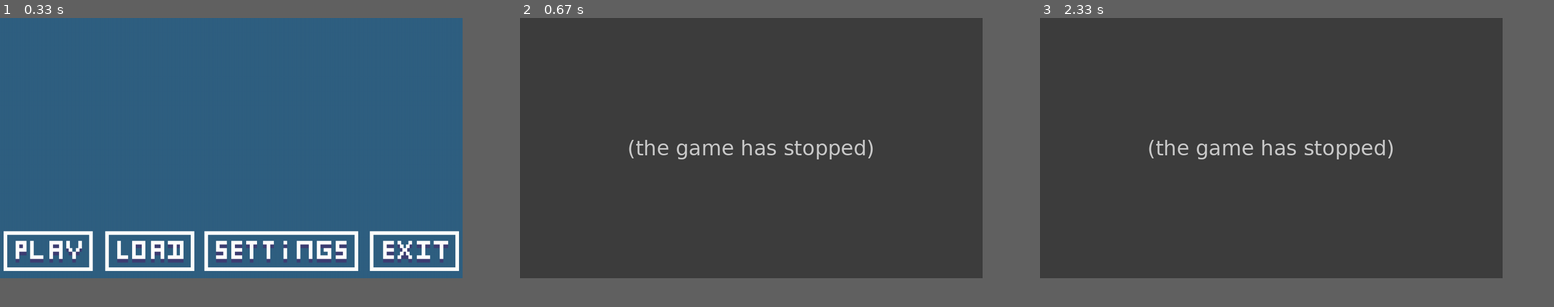
Above: before the commit, frames 1-3 (left to right).
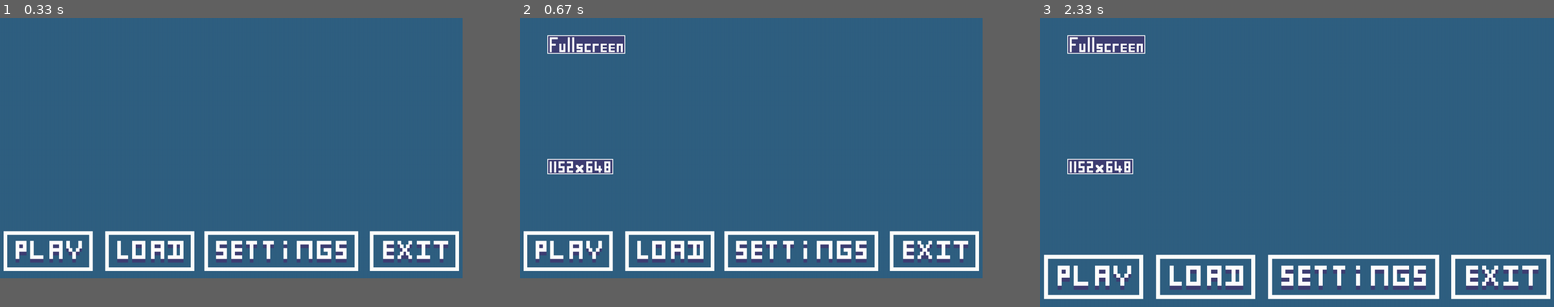
Above: after the commit, the same moments.

Repository: ale12d/pygame_project_1
Game: pygame game, started from main.py
The game is run twice, just before and just after one commit, with the same random seed, the same clock (stepped at 60 frames per second) and the same inputs.
Inputs (mouse positions are in pixels of both pictures, inside the frame that each line leads up to):
- Up to frame 1 (0.33 s): no input
- Up to frame 2 (0.67 s): click (802, 252) at 0.38 s
- Up to frame 3 (2.33 s): click (1111, 162) at 0.88 s; click (1111, 44) at 2.22 s
In our replay, in frame 3 the window is 900x506 before the commit and 1000x562 after it. These sizes can differ from the game's own. Grey fills any space a smaller window leaves; there, only what the larger window draws over its background counts as a difference.

Frame 1 is identical in both runs. In frame 2, 81% of the frame differs, in the area x 0-90%, y 0-91%; in frame 3, 85%, in the area x 0-100%, y 0-98%.
Error before the commit: AttributeError: 'str' object has no attribute 'get_width' (main_menu.py line 32); the game stopped at 0.4 s (later frames are placeholders)

Commit message:
add resolution buttons

Diff:
--- a/controllers/main_controller.py
+++ b/controllers/main_controller.py
@@ -9,23 +9,22 @@
 
     def __init__(self):
         self.app_name = 'app'
+        self.in_settings = False
 
     def start(self):
         pygame.init()
-        screen = pygame.display.set_mode((1152, 648), pygame.RESIZABLE)
+        screen = pygame.display.set_mode((1152, 648))
         pygame.display.set_caption(self.app_name)
 
         while True:
             for self.event in pygame.event.get():
                 ApplicationController.quit(self, self.event)
-                if self.event.type == pygame.VIDEORESIZE:
-                    screen = pygame.display.set_mode((self.event.w, self.event.h), pygame.RESIZABLE)
 
             clock = Clock()
             clock.set_framerate(FRAMERATE)
 
-            main_menu = MainMenuController(self.event)
-            main_menu.setup_view(screen)
+            main_menu = MainMenuController(self.event, self.in_settings)
+            self.in_settings = main_menu.setup_view(screen)
 
             pygame.display.update()
 
--- a/controllers/main_menu.py
+++ b/controllers/main_menu.py
@@ -4,8 +4,9 @@
 
 
 class MainMenuController:
-    def __init__(self, event):
+    def __init__(self, event, in_settings):
         self.event = event
+        self.in_settings = in_settings
 
     def setup_view(self, screen):
         mx, my = pygame.mouse.get_pos()
@@ -25,14 +26,16 @@
             click = mouse.click_check()
             if click:
                 MainMenuController.load(self)
-        if settings_button.collidepoint((mx, my)):
+        if settings_button.collidepoint((mx, my)) or self.in_settings:
             click = mouse.click_check()
-            if click:
-                MainMenuController.settings(self, screen)
+            if click or self.in_settings:
+                MainMenuController.settings(self, screen, mx, my, mouse)
         if exit_button.collidepoint((mx, my)):
             click = mouse.click_check()
             if click:
                 MainMenuController.quit(self)
+
+        return self.in_settings
 
     def play(self):
         pass
@@ -40,9 +43,20 @@
     def load(self):
         pass
 
-    def settings(self, screen):
+    def settings(self, screen, mx, my, mouse):
+        self.in_settings = True
+
         settings = SettingsMenu()
-        settings.display(screen)
+        fullscreen_img_button, resolution_1_button = settings.display(screen)
+
+        if fullscreen_img_button.collidepoint((mx, my)):
+            click = mouse.click_check()
+            if click:
+                pygame.display.set_mode((0, 0), pygame.FULLSCREEN)
+        if resolution_1_button.collidepoint((mx, my)):
+            click = mouse.click_check()
+            if click:
+                pygame.display.set_mode((1152, 648))
 
     def quit(self):
         pygame.quit()
--- a/views/main_menu.py
+++ b/views/main_menu.py
@@ -46,6 +46,9 @@
         pass
 
     def display(self, screen):
-        resolution_button = MainMenu.button(self, screen, (25, 100), "resolution")
+        fullscreen_img = pygame.image.load('medias/settings_fullscreen_btn.png').convert_alpha()
+        resolution_1_img = pygame.image.load('medias/settings_resolution_1_btn.png').convert_alpha()
+        fullscreen_img_button = MainMenu.button(self, screen, (-40, 0), fullscreen_img)
+        resolution_1_button = MainMenu.button(self, screen, (-40, 300), resolution_1_img)
 
-        return resolution_button
+        return fullscreen_img_button, resolution_1_button
Binary file added: medias/settings_fullscreen_btn.png
Binary file added: medias/settings_resolution_1_btn.png
